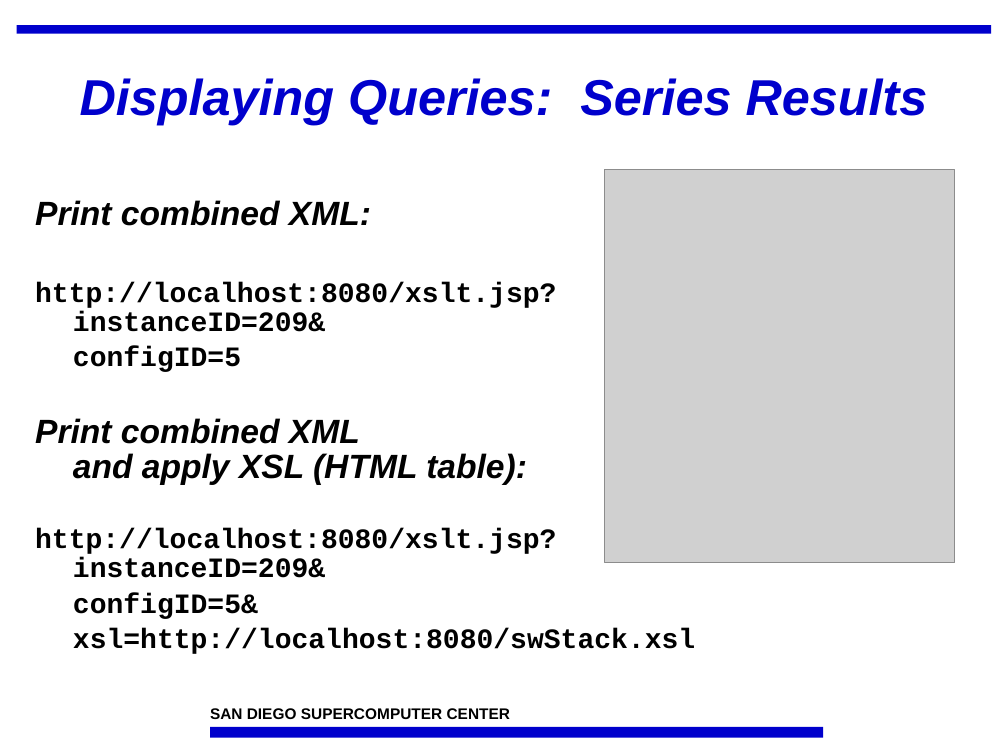
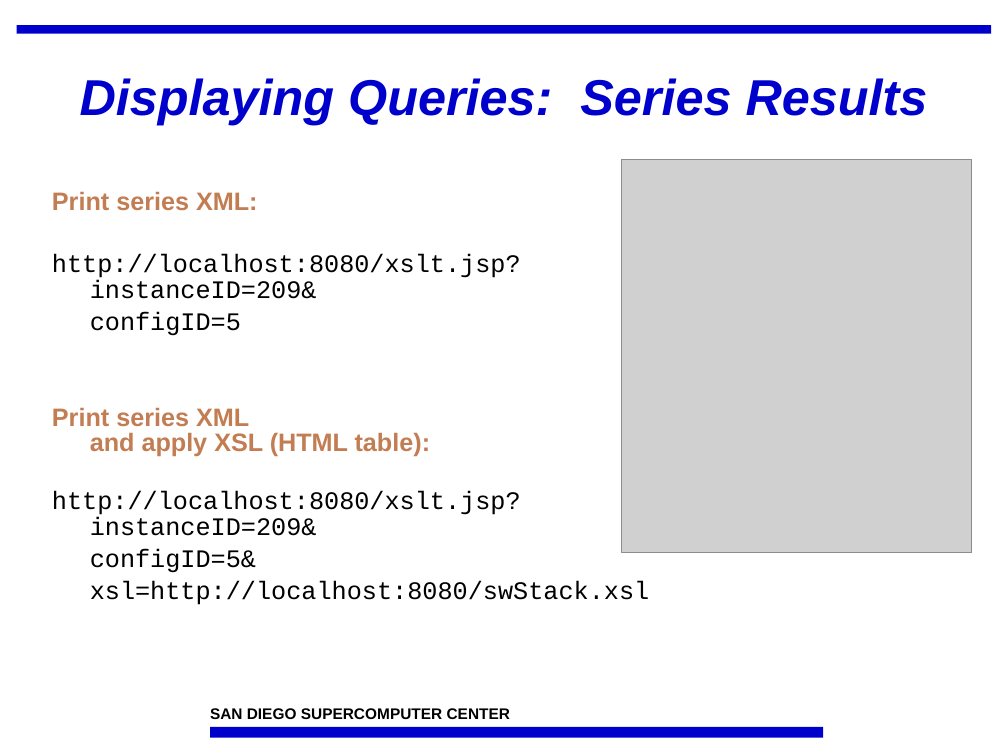
Before and after one commit to IncaProject/inca-xsede, a slide deck: slide 10 of talks/feb-06-workshop/dataConsumers.ppt. Drawn at 1008x756 pixels with LibreOffice and Linux fonts; fonts in the diff are those of the drawing; grey boxes stand for pictures; background and template pictures are left out. Boxes give left, top, right and bottom in pixels: in the first picture for what was removed or moved away, otherwise in the second. Text is boxed around its words. In the diff, an @@ line names an element or a change of style, - is before the commit and + after.

```diff
--- a/talks/feb-06-workshop/dataConsumers.ppt
+++ b/talks/feb-06-workshop/dataConsumers.ppt
@@ picture: place and size @@
-picture at [605,169,955,562]
+picture at [622,159,972,552]
@@ text "Print series XML:": place and size @@
-text "Print series XML:" at [35,200,695,654]
+text "Print series XML:" at [52,191,649,605]
@@ text at [52,191,258,211]: text changed; size 24 to 18 pt; text colour #000000 to #C27D52; italic off @@
-Print combined XML:
+Print series XML:
@@ text at [52,254,649,605]: size 20 to 18 pt, bold off in "http://localhost:8080/xslt.jsp? instanceID=209&", "configID=5", "http://localhost:8080/xslt.jsp? instanceID=209&", "configID=5&" and 1 more places @@
@@ text at [52,407,431,457]: text changed; size 24 to 18 pt; text colour #000000 to #C27D52; italic off @@
-Print combined XML
-and apply XSL (HTML table):
+Print series XML
+and apply XSL (HTML table):
```
Also in this commit, not shown: 6 other slides changed, 1 slide added.
